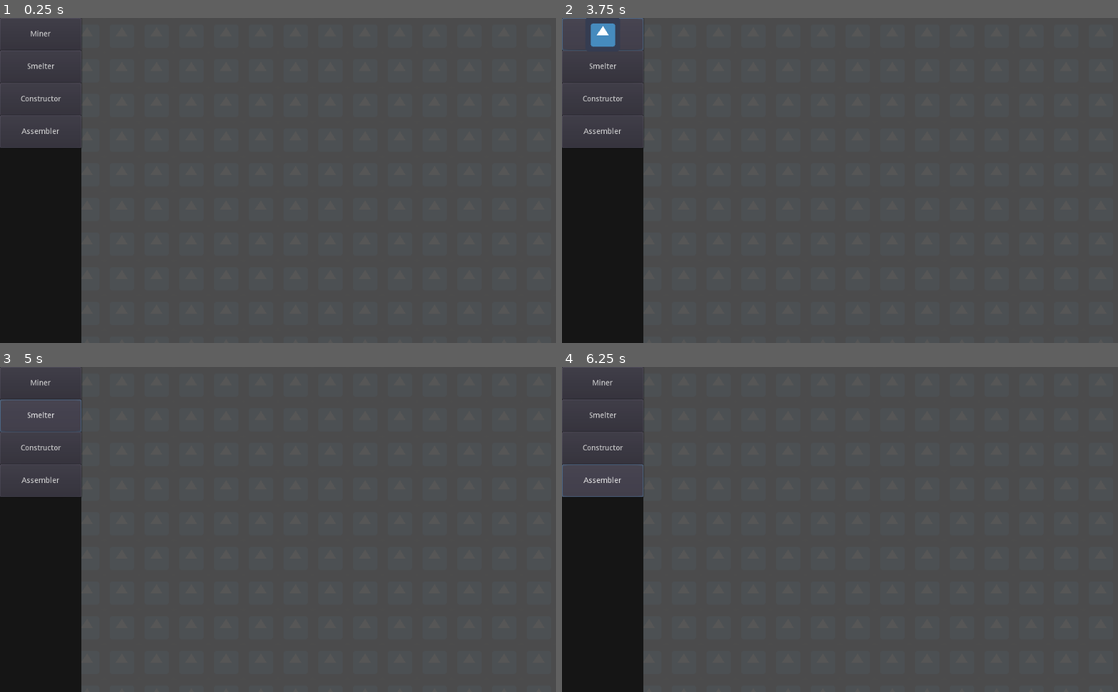
Above: before the commit, frames 1-4 (two rows, left to right).
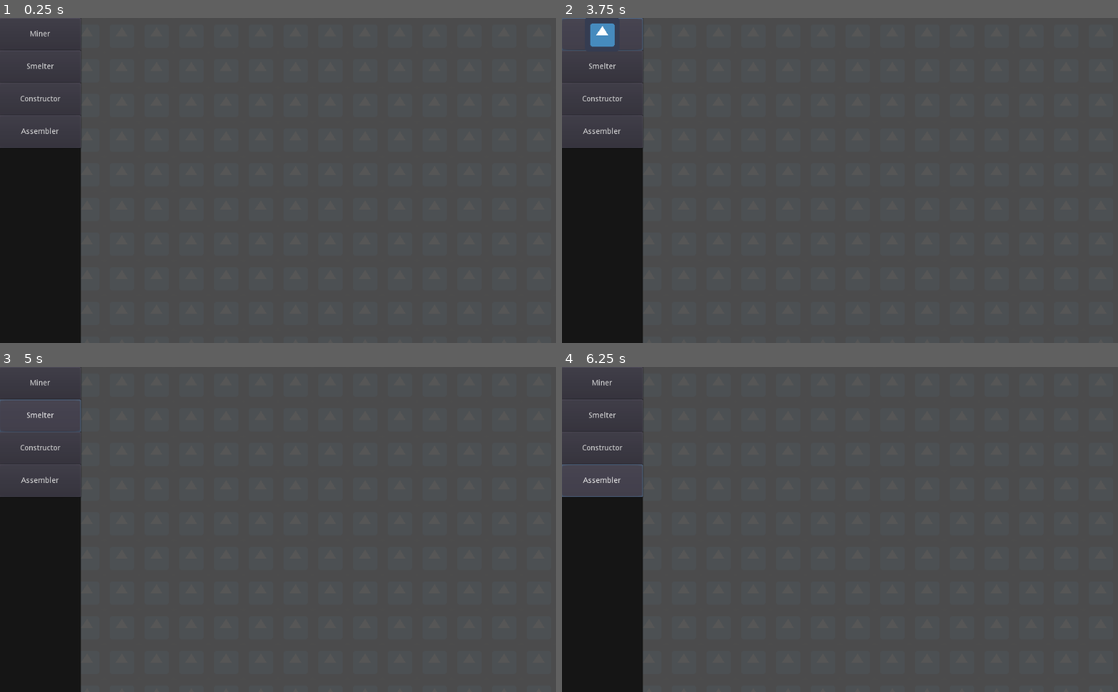
Above: after the commit, the same moments.

Repository: DeXoteric/Boardfactory
Game: Godot game, scene res://src/MainScene.tscn
Two runs of this game, one before a commit and one after it. Both use one fixed random seed, a clock stepped at 60 frames per second and the inputs below. The engine's default icon, where the game draws it, is replaced by a stand-in: a white triangle on a blue panel in a dark square.
Inputs:
- Up to frame 1 (0.25 s): no input
- Up to frame 2 (3.75 s): click "Miner" at 0.5 s; click "Smelter" at 1.25 s; click "Constructor" at 2 s; click "Assembler" at 2.75 s; click "Miner" at 3.5 s
- Up to frame 3 (5 s): click "Smelter" at 4.25 s
- Up to frame 4 (6.25 s): click "Constructor" at 5 s; click "Assembler" at 5.75 s

The runs differ from the first frame. In frame 1, 0.3% of the frame differs, in the area x 0-15%, y 0-100%; in frame 2, 0.3%; in frame 3, 0.3%; in frame 4, 0.3%.

Commit message:
Camera2D experiments

Diff:
--- /dev/null
+++ b/Boardfactory/src/Camera2D.gd
@@ -0,0 +1,17 @@
+extends Camera2D
+
+var _previousPosition: Vector2 = Vector2(0, 0);
+var _moveCamera: bool = false;
+
+func _unhandled_input(event: InputEvent):
+	if event is InputEventMouseButton && event.button_index == BUTTON_MIDDLE:
+		get_tree().set_input_as_handled()
+		if event.is_pressed():
+			_previousPosition = event.position
+			_moveCamera = true
+		else:
+			_moveCamera = false
+	elif event is InputEventMouseMotion && _moveCamera:
+		get_tree().set_input_as_handled()
+		position += (_previousPosition - event.position)
+		_previousPosition = event.position
--- a/Boardfactory/src/MainScene.tscn
+++ b/Boardfactory/src/MainScene.tscn
@@ -1,16 +1,26 @@
-[gd_scene load_steps=4 format=2]
+[gd_scene load_steps=5 format=2]
 
 [ext_resource path="res://src/MainScene.gd" type="Script" id=1]
 [ext_resource path="res://src/Background.tscn" type="PackedScene" id=2]
 [ext_resource path="res://src/PanelLeft.tscn" type="PackedScene" id=3]
+[ext_resource path="res://src/Camera2D.gd" type="Script" id=4]
 
 [node name="MainScene" type="Node"]
 script = ExtResource( 1 )
+
+[node name="Camera2D" type="Camera2D" parent="."]
+anchor_mode = 0
+current = true
+script = ExtResource( 4 )
 
 [node name="Background" parent="." instance=ExtResource( 2 )]
 
 [node name="IconContainer" type="Node" parent="."]
 
-[node name="PanelLeft" parent="." instance=ExtResource( 3 )]
+[node name="CanvasLayer" type="CanvasLayer" parent="."]
+layer = 0
+
+[node name="PanelLeft" parent="CanvasLayer" instance=ExtResource( 3 )]
 anchor_right = 0.0
-margin_right = 150.0
+margin_left = -1.0
+margin_right = 149.0
--- a/Boardfactory/src/Miner.gd
+++ b/Boardfactory/src/Miner.gd
@@ -18,19 +18,15 @@
 var output_amount : float = 0.0
 
 var can_grab = false
-var grabbed_offset = Vector2()
 var is_new = true
 
 
 func _input_event(_viewport, event, _shape_idx):
 	if event is InputEventMouseButton:
 		can_grab = event.pressed
-		grabbed_offset = position - get_global_mouse_position()
 
 
 func _process(_delta):
-	if Input.is_mouse_button_pressed(BUTTON_LEFT) and can_grab:
-		position = get_global_mouse_position() + grabbed_offset
 	if is_new:
 		position = get_global_mouse_position()
 		if Input.is_mouse_button_pressed(BUTTON_LEFT):
@@ -40,3 +36,5 @@
 			new_parent.add_child(self)
 		elif Input.is_mouse_button_pressed(BUTTON_RIGHT):
 			get_parent().remove_child(self)
+	if Input.is_mouse_button_pressed(BUTTON_LEFT) and can_grab:
+		position = get_global_mouse_position()
